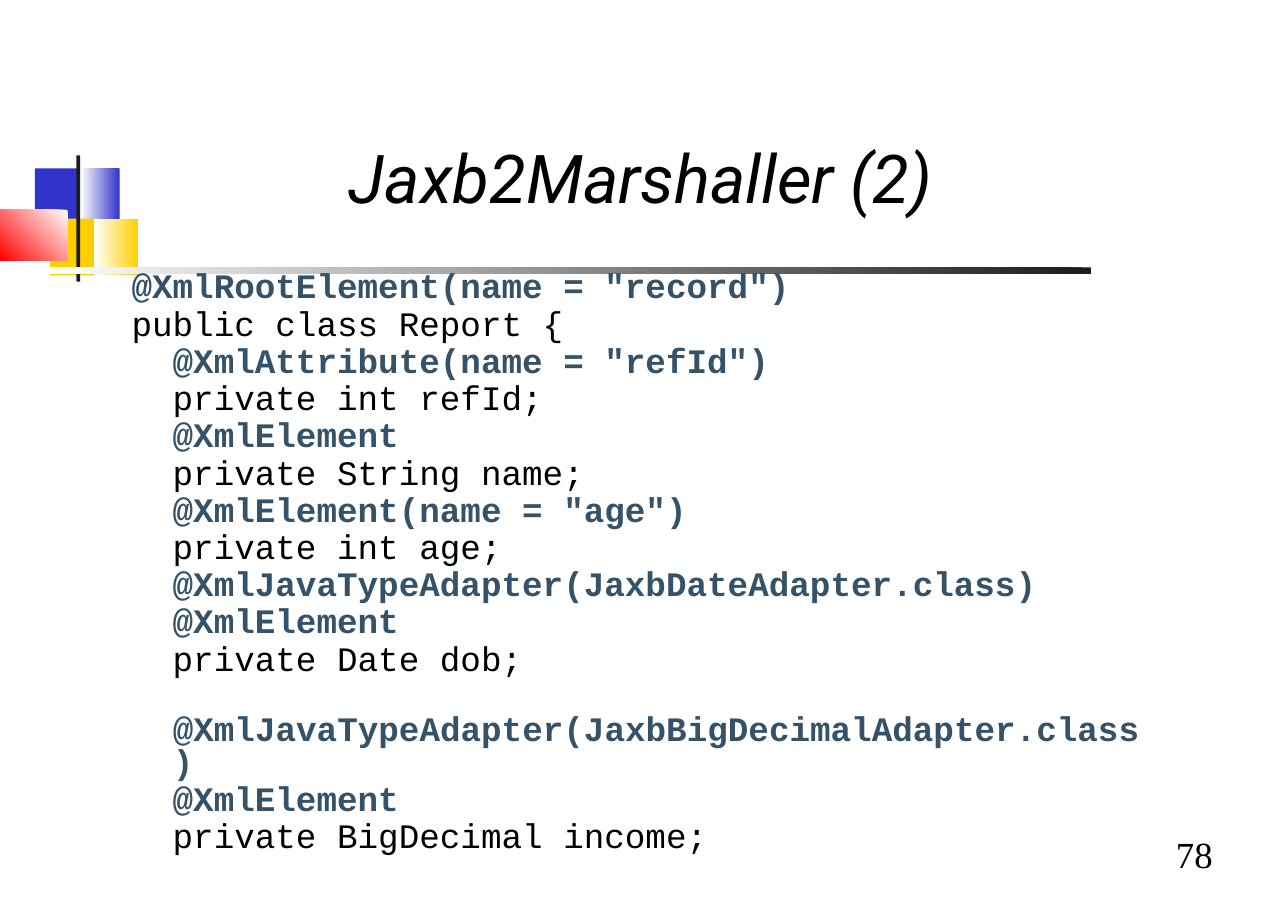
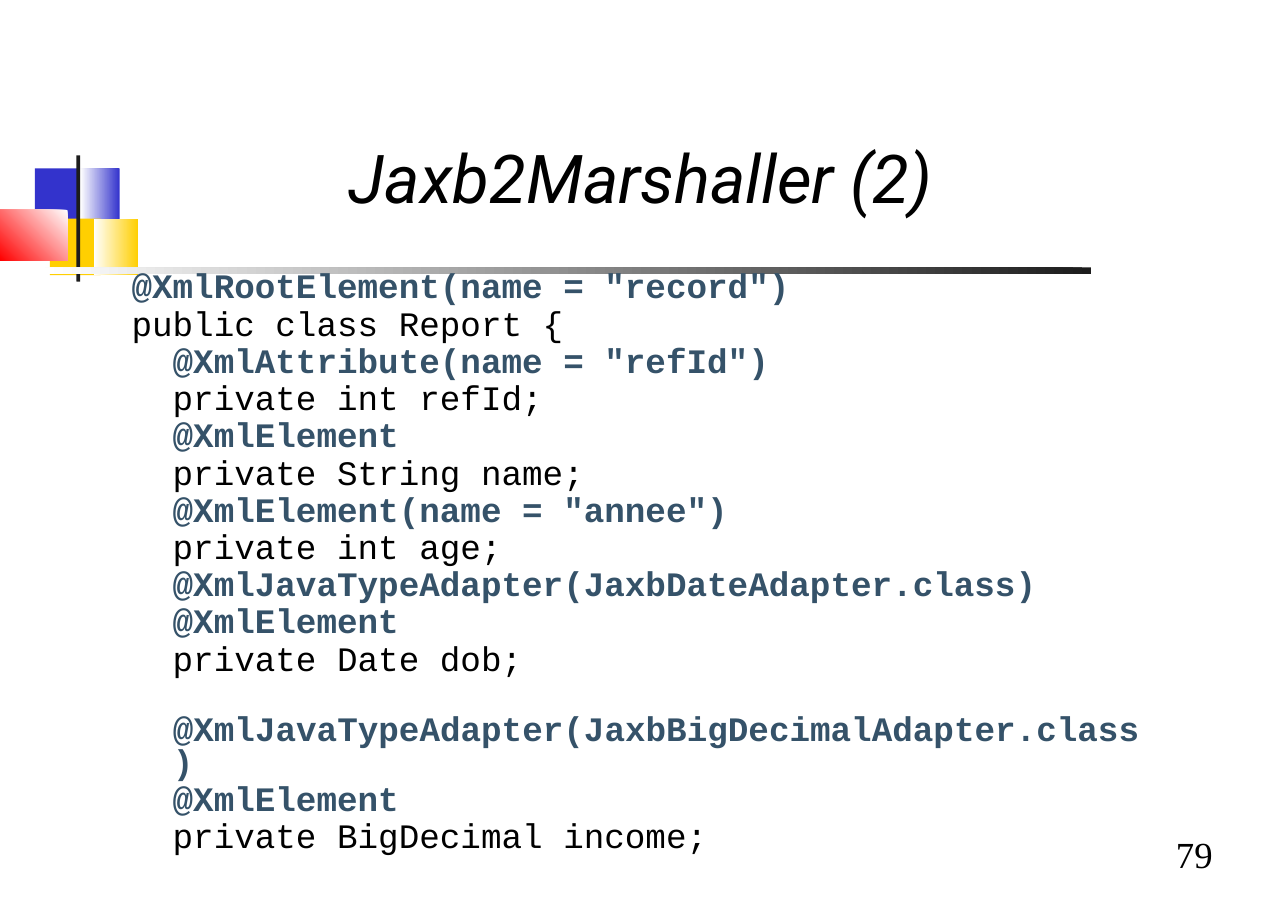
Before and after one commit to dthibau/springbatch, a slide deck: slide 79 of SpringBatch.odp (slide 78 before the commit). Drawn at 1288x911 pixels with LibreOffice and Linux fonts; fonts in the diff are those of the drawing. Boxes give left, top, right and bottom in pixels: in the first picture for what was removed or moved away, otherwise in the second. Text is boxed around its words. In the diff, an @@ line names an element or a change of style, - is before the commit and + after.

```diff
--- a/SpringBatch.odp
+++ b/SpringBatch.odp
@@ text at <box>173,497,727,529</box>: text changed @@
-@XmlElement(name = "age")
+@XmlElement(name = "annee")
@@ page number at <box>1176,843,1213,869</box>: text changed @@
-78
+79
```
Also in this commit, not shown: 5 other slides changed, 1 slide added, 3 other files.
